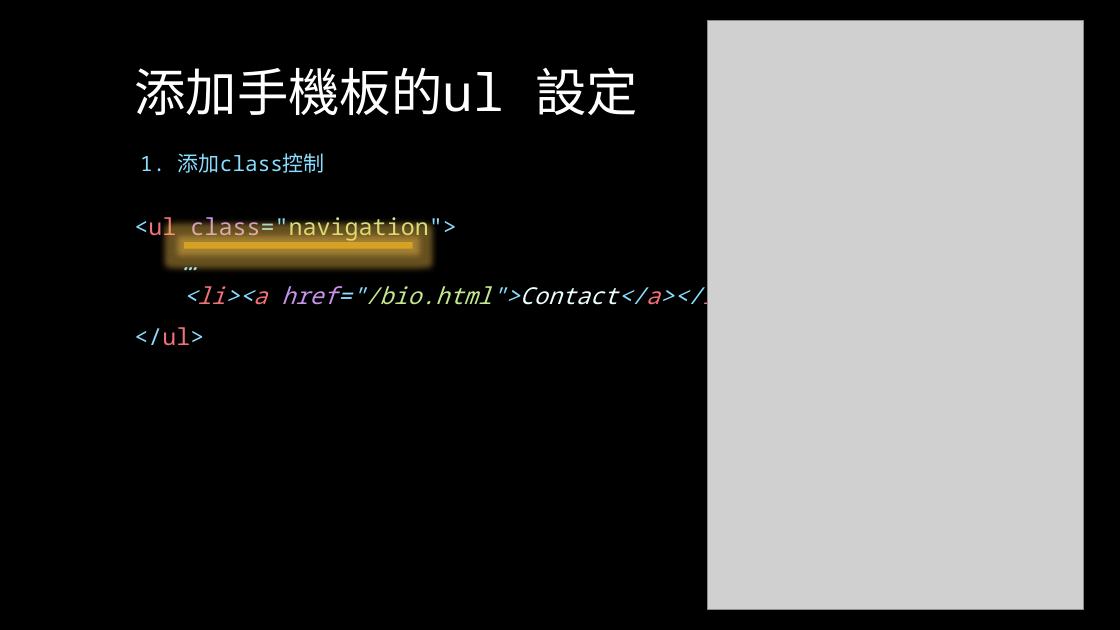
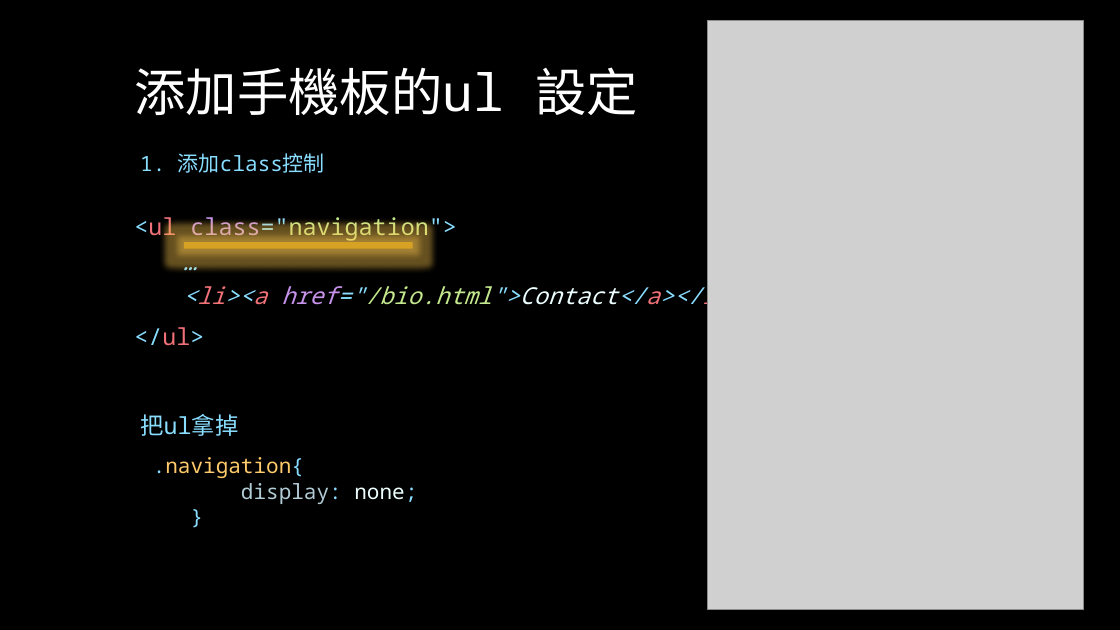
Before and after one commit to Alicexdcw/FrontEndTutorial, a slide deck: slide 21 of HTML & CSS & Javascript - RWD.pptx. Drawn at 1120x630 pixels with LibreOffice and Linux fonts; fonts in the diff are those of the drawing; grey boxes stand for pictures. Boxes give left, top, right and bottom in pixels: in the first picture for what was removed or moved away, otherwise in the second. Text is boxed around its words. In the diff, an @@ line names an element or a change of style, - is before the commit and + after.

```diff
--- a/HTML & CSS & Javascript - RWD.pptx
+++ b/HTML & CSS & Javascript - RWD.pptx
@@ text added at box(140, 414, 238, 436), 20 pt, text #89DDFF @@
+把ul拿掉
@@ text added at box(153, 457, 417, 504), 18 pt, text #FFCB6B @@
+.navigation{
+display: none;
+}
```
Also in this commit, not shown: 8 other slides changed, 2 other files.
